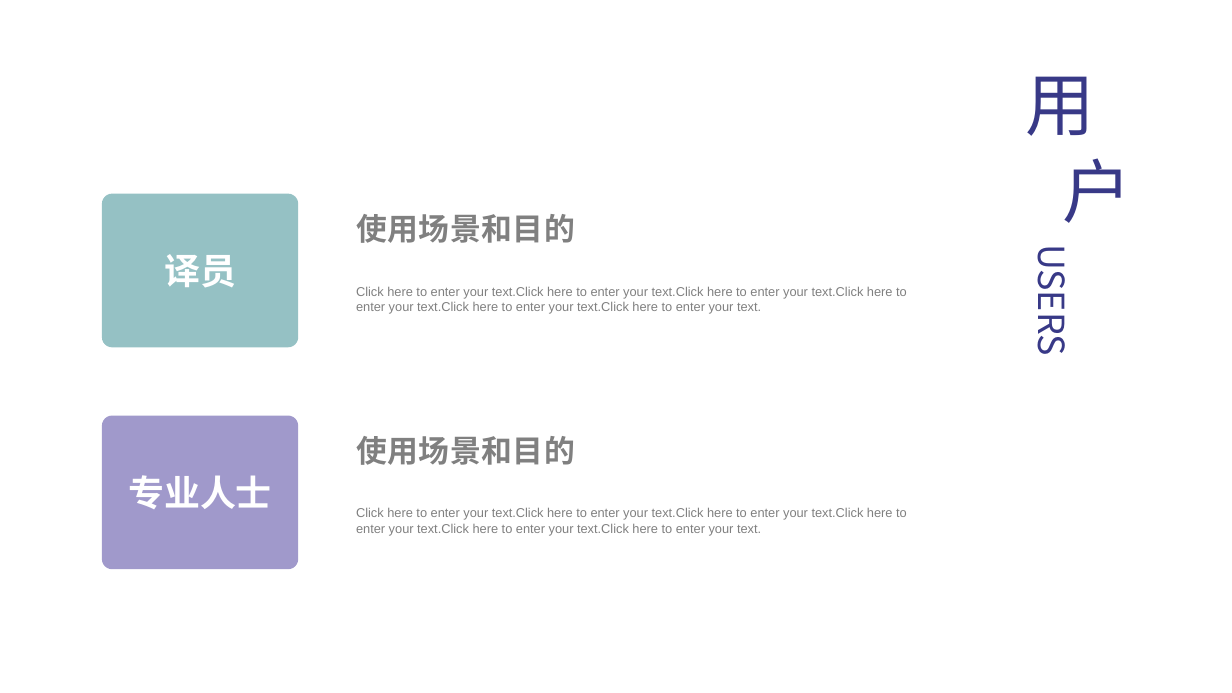
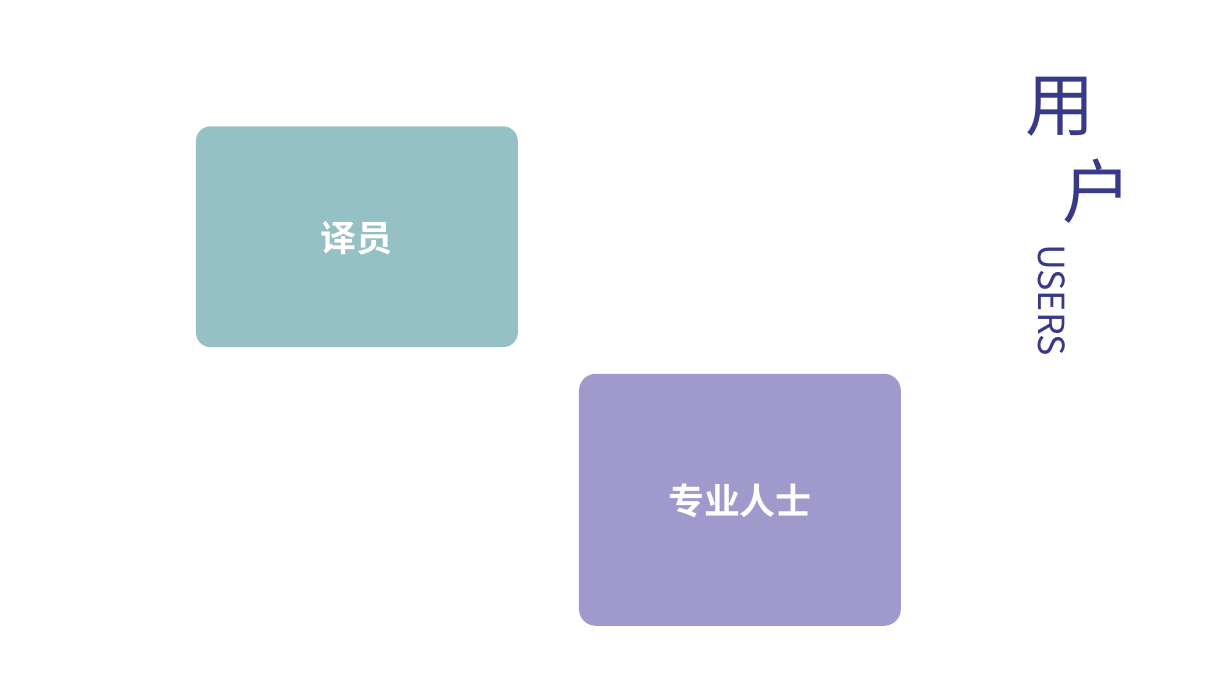
Before and after one commit to peijiawen98/TLK_1107, a slide deck: slide 11 of 电子词典需求分析.pptx (slide 10 before the commit). Drawn at 1232x693 pixels with LibreOffice and Linux fonts; fonts in the diff are those of the drawing. Boxes give left, top, right and bottom in pixels: in the first picture for what was removed or moved away, otherwise in the second. Text is boxed around its words. In the diff, an @@ line names an element or a change of style, - is before the commit and + after.

```diff
--- a/电子词典需求分析.pptx
+++ b/电子词典需求分析.pptx
@@ rounded rectangle "译员" resized from (x1=102, y1=194, x2=298, y2=348) to (x1=196, y1=127, x2=518, y2=348) @@
@@ text removed at (x1=356, y1=214, x2=575, y2=243) @@
-使用场景和目的
@@ text removed at (x1=356, y1=287, x2=907, y2=314) @@
-Click here to enter your text.Click here to enter your text.Click here to enter your text.Click here to enter your text.Click here to enter your text.Click here to enter your text.
@@ rounded rectangle "专业人士" resized from (x1=102, y1=416, x2=298, y2=569) to (x1=579, y1=374, x2=901, y2=627) @@
@@ text removed at (x1=356, y1=436, x2=575, y2=465) @@
-使用场景和目的
@@ text removed at (x1=356, y1=508, x2=907, y2=536) @@
-Click here to enter your text.Click here to enter your text.Click here to enter your text.Click here to enter your text.Click here to enter your text.Click here to enter your text.
```
Also in this commit, not shown: 12 other slides changed, 4 slides added, 20 slides removed.
